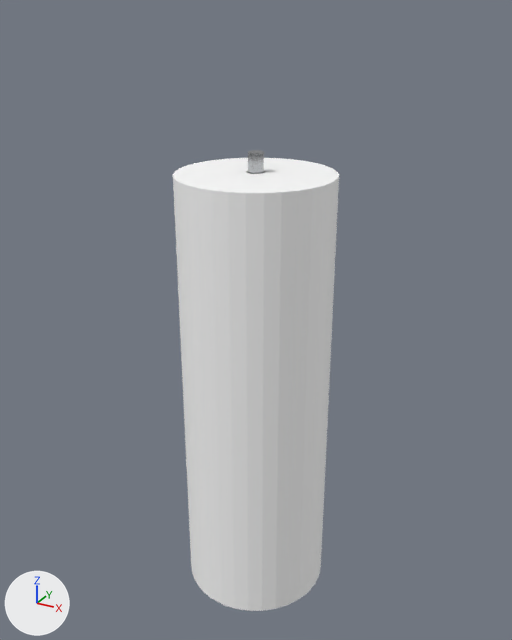
Two versions of the glTF model blender/pilye.gltf, one commit apart.
Camera for both pictures: a camera (50 mm lens) standing at (7.23, -13.14, 7.36) and looking at (-0.08, 0.15, 0.71). Arrows for +X, +Y and +Z are at lower left; the lights stay in place. Where no turn or scale is listed for an object, it has been applied to the vertices.
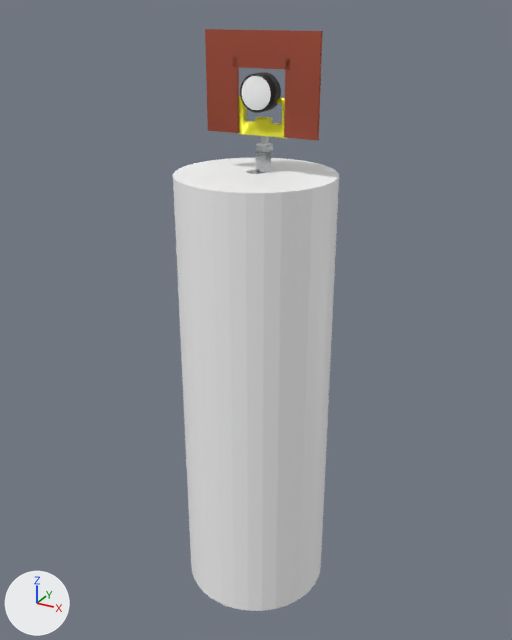
The newer file is also turned or shifted as a whole; pictures and numbers use the older file's frame.

Pixel boxes [x1, y1, x2, y2] of what changed, in the pictures (512 x 640 px):
'Cube', added (red)
    after: [205, 29, 323, 140]
'Cube.001', added (yellow)
    after: [238, 96, 285, 138]
'Cylinder.003', added
    after: [241, 76, 271, 110]
'Cylinder.004', added (black)
    after: [240, 72, 281, 113]
'Cylinder.001', moved
    before: [248, 150, 264, 174]
    after: [255, 150, 271, 174]
'Cylinder.002', added
    after: [256, 136, 273, 152]

Patch to the scene script:
```diff
--- a/blender/pilye.gltf.py
+++ b/blender/pilye.gltf.py
@@ mat_material_007 @@
+mat_material_007 = principled_material('Material.007')
+mat_material_007.base_color = (0.8, 0.195, 0.122)  # red #e77a62
+mat_material_007.metallic = 1.0
+mat_material_007.roughness = 0.298
@@ mat_material_006 @@
+mat_material_006 = principled_material('Material.006')
+mat_material_006.base_color = (0.91, 0.88, 0.0285)  # yellow #f5f12f
+mat_material_006.metallic = 0.316
+mat_material_006.roughness = 0.347
@@ mat_material_005 @@
+mat_material_005 = principled_material('Material.005')
+mat_material_005.base_color = (0.0, 0.0, 0.0)  # black #000000
@@ mat_material_003 @@
+mat_material_003 = principled_material('Material.003')
+mat_material_003.base_color = (1.0, 1.0, 1.0)  # white #ffffff
+mat_material_003.metallic = 1.0
+mat_material_003.roughness = 1.0
@@ mat_material_004 @@
+mat_material_004 = principled_material('Material.004')
+mat_material_004.base_color = (0.749, 0.784, 0.8)  # white #e0e5e7
+mat_material_004.metallic = 1.0
+mat_material_004.roughness = 0.278
@@ me_cube @@
+me_cube.from_pydata(...)  # 43 vertices, 72 faces; spans x -1.29..1.29, y -0.03..0.03, z -1.01..1.01
+me_cube.materials.append(mat_material_007)  # red #e77a62
@@ me_cube_001 @@
+me_cube_001.from_pydata(...)  # 62 vertices, 106 faces; spans x -0.273..0.886, y -0.092..0.092, z -0.11..0.654
+me_cube_001.materials.append(mat_material_006)  # yellow #f5f12f
@@ me_cylinder_004 @@
+me_cylinder_004.from_pydata(...)  # 128 vertices, 252 faces; spans x -1.0..1.0, y -1.0..1.0, z -1.0..1.08
+me_cylinder_004.materials.append(mat_material_005)  # black #000000
@@ me_cylinder_003 @@
+me_cylinder_003.from_pydata(...)  # a 32-sided cylinder along z spanning x -1.0..1.0, y -1.0..1.0, z -1.0..1.0
+me_cylinder_003.materials.append(mat_material_003)  # white #ffffff
@@ me_cylinder_001 @@
+me_cylinder_001.from_pydata(...)  # 192 vertices, 380 faces; spans x -2.14..2.14, y -2.14..2.14, z -1.0..2.93
+me_cylinder_001.materials.append(mat_material_004)  # white #e0e5e7
@@ ob_cylinder_001 @@
 ob_cylinder_001 = bpy.data.objects.new('Cylinder.001', me_cylinder_002)
-ob_cylinder_001.location = (0.0, 0.0, 3.97)
+ob_cylinder_001.location = (0.1, 0.15, 3.97)
@@ ob_cube @@
+ob_cube = bpy.data.objects.new('Cube', me_cube)
+ob_cube.location = (0.09, 0.06, 5.96)
@@ ob_cube_001 @@
+ob_cube_001 = bpy.data.objects.new('Cube.001', me_cube_001)
+ob_cube_001.location = (-0.21, 0.16, 5.05)
@@ ob_cylinder_004 @@
+ob_cylinder_004 = bpy.data.objects.new('Cylinder.004', me_cylinder_004)
+ob_cylinder_004.location = (0.1, 0.01, 5.81)
+ob_cylinder_004.rotation_euler = (-1.571, 1.571, 0.0)  # degrees (-90, 90, 0)
+ob_cylinder_004.scale = (-0.375, -0.375, -0.177)
@@ ob_cylinder_003 @@
+ob_cylinder_003 = bpy.data.objects.new('Cylinder.003', me_cylinder_003)
+ob_cylinder_003.location = (0.09, -0.1, 5.81)
+ob_cylinder_003.rotation_euler = (1.571, 1.571, 0.0)  # degrees (90, 90, 0)
+ob_cylinder_003.scale = (-0.334, -0.334, -0.0816)
@@ ob_cylinder_002 @@
+ob_cylinder_002 = bpy.data.objects.new('Cylinder.002', me_cylinder_001)
+ob_cylinder_002.location = (0.12, 0.16, 4.85)
+ob_cylinder_002.rotation_euler = (0.0, 0.0, -1.571)  # degrees (0, 0, -90)
+ob_cylinder_002.scale = (-0.0826, -0.0826, -0.0826)
```
